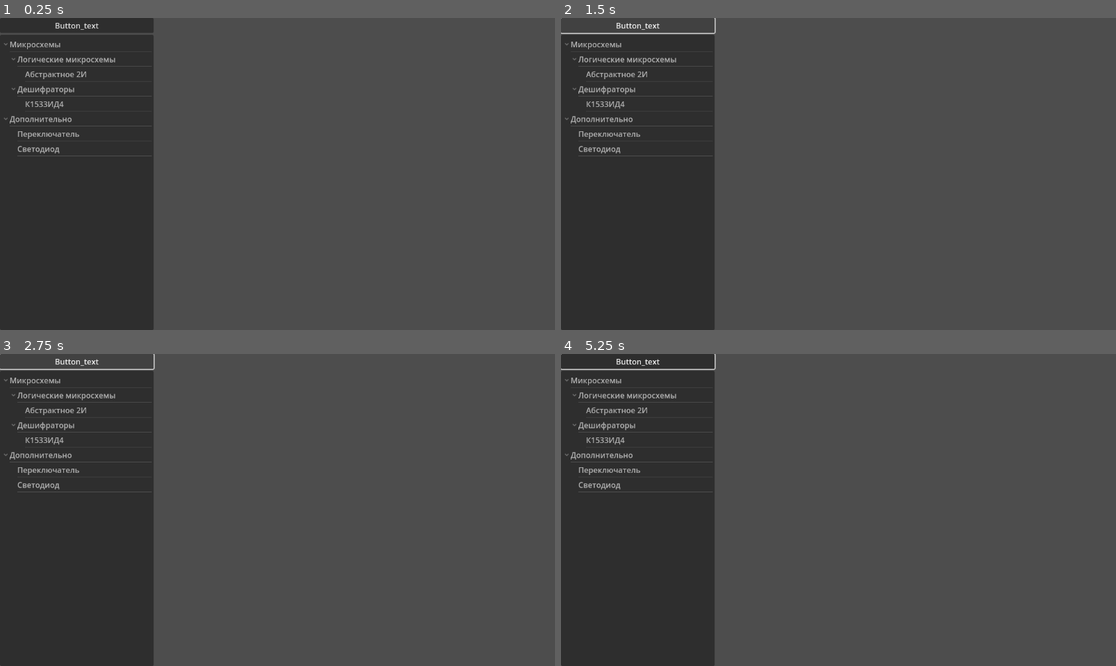
Above: before the commit, frames 1-4 (two rows, left to right).
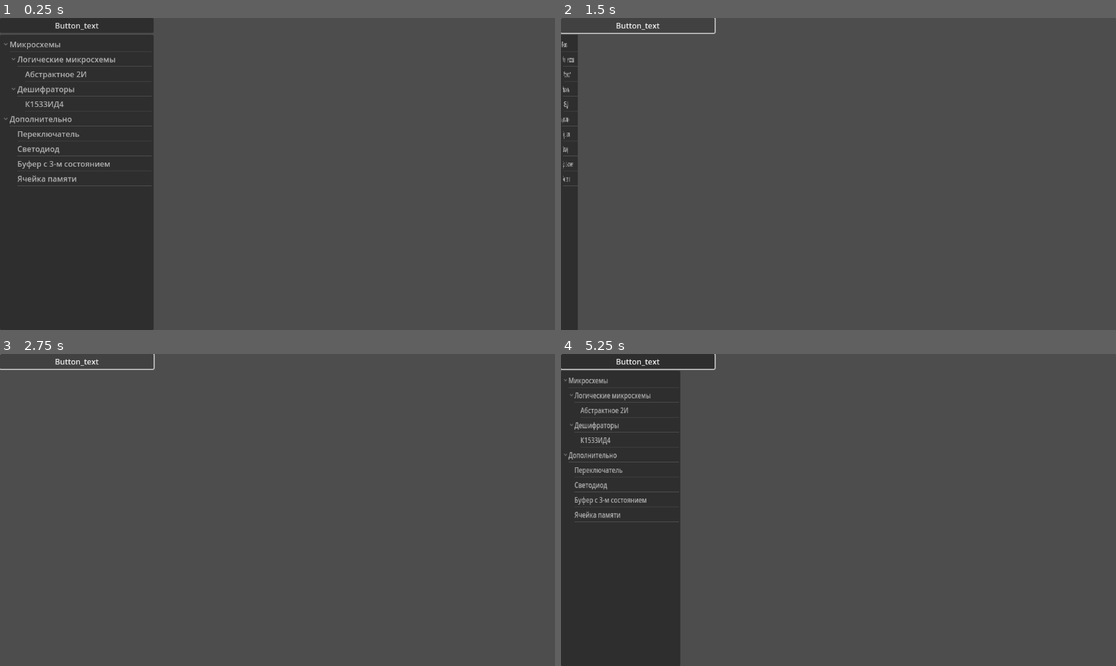
Above: after the commit, the same moments.

Repository: Andrien777/tvbuilder-m
Game: Godot game, scene res://ui/main_scene.tscn
Two runs of this game, one before a commit and one after it. Both use one fixed random seed, a clock stepped at 60 frames per second and the inputs below. The engine's default icon, where the game draws it, is replaced by a stand-in: a white triangle on a blue panel in a dark square.
Inputs (mouse positions are in pixels of both pictures, inside the frame that each line leads up to):
- Up to frame 1 (0.25 s): no input
- Up to frame 2 (1.5 s): click "Button_text" at 0.5 s; click "Button_text" at 1.25 s
- Up to frame 3 (2.75 s): click "Button_text" at 2 s
- Up to frame 4 (5.25 s): tap Enter at 2.75, 4.25 s; move the mouse to (960, 494) at 2.77 s; press the mouse at (960, 494) at 2.78 s; release the mouse at (960, 494) at 3.5 s; tap Space at 3.5, 5 s; drag from (727, 525) to (810, 572) at 3.52 s; move the mouse to (894, 441) at 4.27 s; press the mouse at (894, 441) at 4.28 s; tap Mouse wheel up (ZoomUp) at 4.35 s; release the mouse at (894, 441) at 5 s; drag from (810, 572) to (672, 463) at 5.02 s

The runs differ from the first frame. In frame 1, 0.3% of the frame differs, in the area x 3-28%, y 45-54%; in frame 2, 23%; in frame 3, 25%, in the area x 0-28%, y 5-100%; in frame 4, 6.9%.

Commit message:
Added json dependencies, IO pins, tree opening and closing

Diff:
--- a/components/circuit_component.gd
+++ b/components/circuit_component.gd
@@ -51,7 +51,11 @@
 
 	var side_index = {"TOP":0, "BOTTOM":0, "LEFT":0, "RIGHT":0}
 	for pin_spec in spec:
-		var pin = Pin.new()
+		var pin
+		if pin_spec.direction == NetConstants.DIRECTION.DIRECTION_INPUT_OUTPUT:
+			pin = IO_Pin.new()
+		else:
+			pin = Pin.new()
 		pin.scale=Vector2(0.4,0.4)
 		match pin_spec.position:
 			"TOP":
@@ -80,8 +84,13 @@
 		pins.append(pin)
 		add_child(pin)
 	pins.sort_custom(pin_comparator)
-	for pin in pins:
-		pin.initialize_dependencies()
+	for pin_spec in spec:
+		if pin_spec.dependencies.is_empty():
+			continue
+		if pin_spec.dependencies[0] == -1:
+			pins[pin_spec.index - 1].initialize_dependencies()
+		for dep in pin_spec.dependencies:
+			pins[pin_spec.index - 1].dependencies.append(pins[dep - 1])
 
 # Called when the node enters the scene tree for the first time.
 func _ready() -> void:
--- a/components/component_specification.gd
+++ b/components/component_specification.gd
@@ -22,7 +22,7 @@
 		var pins = parsed.pinSpecifications
 		for pin in pins:
 			var spec = PinSpecification.new()
-			spec.initialize(pin.index, NetConstants.parse_direction(pin.direction), pin.position, pin.readable_name, pin.description)
+			spec.initialize(pin.index, NetConstants.parse_direction(pin.direction), pin.position, pin.readable_name, pin.description, pin.dependencies)
 			self.pinSpecifications.append(spec)
 	else:
 		print("error")
--- a/components/ic/configs/K1533ID4.json
+++ b/components/ic/configs/K1533ID4.json
@@ -10,104 +10,120 @@
 			"direction": "DIRECTION_INPUT",
 			"position": "BOTTOM",
 			"readable_name": "Ea",
-			"description": "Сигнал включения A"
+			"description": "Сигнал включения A",
+			"dependencies": []
 		},{
 			"index": 2,
 			"direction": "DIRECTION_INPUT",
 			"position": "BOTTOM",
 			"readable_name": "Sa",
-			"description": "Сигнал строба А"
+			"description": "Сигнал строба А",
+			"dependencies": []
 		},{
 			"index": 3,
 			"direction": "DIRECTION_INPUT",
 			"position": "BOTTOM",
 			"readable_name": "А1",
-			"description": ""
+			"description": "",
+			"dependencies": []
 		}
 		,{
 			"index": 4,
 			"direction": "DIRECTION_OUTPUT",
 			"position": "BOTTOM",
 			"readable_name": "Y4",
-			"description": "Сигнал инвертирован"
+			"description": "Сигнал инвертирован",
+			"dependencies": [-1]
 		},{
 			"index": 5,
 			"direction": "DIRECTION_OUTPUT",
 			"position": "BOTTOM",
 			"readable_name": "Y3",
-			"description": "Сигнал инвертирован"
+			"description": "Сигнал инвертирован",
+			"dependencies": [-1]
 		},{
 			"index": 6,
 			"direction": "DIRECTION_OUTPUT",
 			"position": "BOTTOM",
 			"readable_name": "Y2",
-			"description": "Сигнал инвертирован"
+			"description": "Сигнал инвертирован",
+			"dependencies": [-1]
 		}
 		,{
 			"index": 7,
 			"direction": "DIRECTION_OUTPUT",
 			"position": "BOTTOM",
 			"readable_name": "Y1",
-			"description": "Сигнал инвертирован"
+			"description": "Сигнал инвертирован",
+			"dependencies": [-1]
 		}
 		,{
 			"index": 8,
 			"direction": "DIRECTION_OUTPUT",
 			"position": "BOTTOM",
 			"readable_name": "GND",
-			"description": "Земля"
+			"description": "Земля",
+			"dependencies": []
 		}
 		,{
 			"index": 16,
 			"direction": "DIRECTION_OUTPUT",
 			"position": "TOP",
 			"readable_name": "VCC",
-			"description": "Питание"
+			"description": "Питание",
+			"dependencies": []
 		}
 		,{
 			"index": 15,
 			"direction": "DIRECTION_INPUT",
 			"position": "TOP",
 			"readable_name": "Eb",
-			"description": "Сигнал включения B"
+			"description": "Сигнал включения B",
+			"dependencies": []
 		}
 		,{
 			"index": 14,
 			"direction": "DIRECTION_INPUT",
 			"position": "TOP",
 			"readable_name": "Sb",
-			"description": "Сигнал строба B"
+			"description": "Сигнал строба B",
+			"dependencies": []
 		},{
 			"index": 13,
 			"direction": "DIRECTION_INPUT",
 			"position": "TOP",
 			"readable_name": "A0",
-			"description": "Сигнал А0"
+			"description": "Сигнал А0",
+			"dependencies": []
 		},{
 			"index": 12,
 			"direction": "DIRECTION_OUTPUT",
 			"position": "TOP",
 			"readable_name": "Y8",
-			"description": "Сигнал инвертирован"
+			"description": "Сигнал инвертирован",
+			"dependencies": [-1]
 		}
 		,{
 			"index": 11,
 			"direction": "DIRECTION_OUTPUT",
 			"position": "TOP",
 			"readable_name": "Y7",
-			"description": "Сигнал инвертирован"
+			"description": "Сигнал инвертирован",
+			"dependencies": [-1]
 		},{
 			"index": 10,
 			"direction": "DIRECTION_OUTPUT",
 			"position": "TOP",
 			"readable_name": "Y6",
-			"description": "Сигнал инвертирован"
+			"description": "Сигнал инвертирован",
+			"dependencies": [-1]
 		},{
 			"index": 9,
 			"direction": "DIRECTION_OUTPUT",
 			"position": "TOP",
 			"readable_name": "Y5",
-			"description": "Сигнал инвертирован"
+			"description": "Сигнал инвертирован",
+			"dependencies": [-1]
 		}
 	]
 }
--- a/components/ic/configs/and2.json
+++ b/components/ic/configs/and2.json
@@ -10,37 +10,43 @@
 			"direction": "DIRECTION_INPUT",
 			"position": "TOP",
 			"readable_name": "Вход A",
-			"description": ""
+			"description": "",
+			"dependencies": []
 		},{
 			"index": 2,
 			"direction": "DIRECTION_INPUT",
 			"position": "TOP",
 			"readable_name": "Вход B",
-			"description": ""
+			"description": "",
+			"dependencies": []
 		},{
 			"index": 3,
 			"direction": "DIRECTION_OUTPUT",
 			"position": "TOP",
 			"readable_name": "Выход A&B",
-			"description": "Описание"
+			"description": "Описание",
+			"dependencies": [1, 2]
 		},{
 			"index": 4,
 			"direction": "DIRECTION_INPUT",
 			"position": "BOTTOM",
 			"readable_name": "Вход C",
-			"description": ""
+			"description": "",
+			"dependencies": []
 		},{
 			"index": 5,
 			"direction": "DIRECTION_INPUT",
 			"position": "BOTTOM",
 			"readable_name": "Вход D",
-			"description": ""
+			"description": "",
+			"dependencies": []
 		},{
 			"index": 6,
 			"direction": "DIRECTION_OUTPUT",
 			"position": "BOTTOM",
 			"readable_name": "Выход C&D",
-			"description": "Описание"
+			"description": "Описание",
+			"dependencies": [4, 5]
 		}
 	]
 }
--- a/components/ic/configs/led.json
+++ b/components/ic/configs/led.json
@@ -10,7 +10,8 @@
 			"direction": "DIRECTION_INPUT",
 			"position": "BOTTOM",
 			"readable_name": "",
-			"description": ""
+			"description": "",
+			"dependencies": []
 		}
 	]
 }
--- /dev/null
+++ b/components/ic/configs/memory.json
@@ -0,0 +1,24 @@
+{
+	"name":"Память",
+	"num_pins": 3,
+	"height": 25,
+	"width": 25,
+	"texture": "",
+	"pinSpecifications": [
+		{
+			"index": 1,
+			"direction": "DIRECTION_INPUT_OUTPUT",
+			"position": "TOP",
+			"readable_name": "Вход/выход DATA",
+			"description": "",
+			"dependencies": [2]
+		},{
+			"index": 2,
+			"direction": "DIRECTION_INPUT",
+			"position": "TOP",
+			"readable_name": "Вход R/W",
+			"description": "",
+			"dependencies": []
+		}
+	]
+}
--- a/components/ic/configs/switch.json
+++ b/components/ic/configs/switch.json
@@ -10,7 +10,8 @@
 			"direction": "DIRECTION_OUTPUT",
 			"position": "TOP",
 			"readable_name": "",
-			"description": ""
+			"description": "",
+			"dependencies": []
 		}
 	]
 }
--- /dev/null
+++ b/components/ic/configs/tristate.json
@@ -0,0 +1,31 @@
+{
+	"name":"Буфер с 3-м состоянием",
+	"num_pins": 3,
+	"height": 25,
+	"width": 25,
+	"texture": "",
+	"pinSpecifications": [
+		{
+			"index": 1,
+			"direction": "DIRECTION_INPUT",
+			"position": "TOP",
+			"readable_name": "Вход A",
+			"description": "",
+			"dependencies": []
+		},{
+			"index": 2,
+			"direction": "DIRECTION_INPUT",
+			"position": "TOP",
+			"readable_name": "Вход ENA",
+			"description": "",
+			"dependencies": []
+		},{
+			"index": 3,
+			"direction": "DIRECTION_OUTPUT",
+			"position": "TOP",
+			"readable_name": "Выход",
+			"description": "Описание",
+			"dependencies": [1, 2]
+		}
+	]
+}
--- a/components/ic/demux/K1533ID4.gd
+++ b/components/ic/demux/K1533ID4.gd
@@ -3,6 +3,8 @@
 
 
 func _process_signal():
+	pins[7].set_low()
+	pins[15].set_high()
 	if pins[0].low():
 		if (pins[2].high_or_z() and pins[12].high_or_z()):
 			pins[6].set_high()
--- /dev/null
+++ b/components/ic/logic/memory.gd
@@ -0,0 +1,17 @@
+extends CircuitComponent
+
+class_name Memory
+
+# Called when the node enters the scene tree for the first time.
+func _ready() -> void:
+	pass # Replace with function body.
+
+var memory: NetConstants.LEVEL
+
+func _process_signal():
+	if pins[1].high():
+		pins[0].current_direction = NetConstants.DIRECTION.DIRECTION_INPUT
+		memory = pins[0].state
+	else:
+		pins[0].current_direction = NetConstants.DIRECTION.DIRECTION_OUTPUT
+		pins[0].state = memory
--- a/components/ic/logic/switch.gd
+++ b/components/ic/logic/switch.gd
@@ -1,7 +1,7 @@
 extends CircuitComponent
 class_name Switch
 
-var on = true
+var on = false
 
 # Called when the node enters the scene tree for the first time.
 func _ready() -> void:
--- /dev/null
+++ b/components/ic/logic/tristate.gd
@@ -0,0 +1,15 @@
+extends CircuitComponent
+
+class_name Tristate
+
+# Called when the node enters the scene tree for the first time.
+func _ready() -> void:
+	pass # Replace with function body.
+
+
+
+func _process_signal():
+	if pins[1].high():
+		pins[2].state = pins[0].state
+	else:
+		pins[2].set_z()
--- /dev/null
+++ b/components/io_pin.gd
@@ -0,0 +1,19 @@
+extends Pin
+
+class_name IO_Pin
+
+var current_direction = NetConstants.DIRECTION.DIRECTION_OUTPUT
+
+# Called when the node enters the scene tree for the first time.
+func _ready() -> void:
+	pass # Replace with function body.
+
+
+# Called every frame. 'delta' is the elapsed time since the previous frame.
+func _process(delta: float) -> void:
+	pass
+
+func output():
+	return self.current_direction == NetConstants.DIRECTION.DIRECTION_OUTPUT
+func input():
+	return self.current_direction == NetConstants.DIRECTION.DIRECTION_INPUT
--- a/components/pin.gd
+++ b/components/pin.gd
@@ -36,10 +36,9 @@
 	pass # Replace with function body.
 
 func initialize_dependencies()->void:
-	if self.direction == NetConstants.DIRECTION.DIRECTION_OUTPUT:
-		for pin in self.parent.pins:
-			if pin.direction == NetConstants.DIRECTION.DIRECTION_INPUT:
-				dependencies.append(pin)
+	for pin in self.parent.pins:
+		if pin.direction == NetConstants.DIRECTION.DIRECTION_INPUT:
+			dependencies.append(pin)
 # Called every frame. 'delta' is the elapsed time since the previous frame.
 func _process(delta: float) -> void:
 	pass
@@ -75,3 +74,9 @@
 	self.state = NetConstants.LEVEL.LEVEL_LOW
 func set_z():
 	self.state = NetConstants.LEVEL.LEVEL_Z
+
+
+func output():
+	return self.direction == NetConstants.DIRECTION.DIRECTION_OUTPUT
+func input():
+	return self.direction == NetConstants.DIRECTION.DIRECTION_INPUT
--- a/components/pin_specifications.gd
+++ b/components/pin_specifications.gd
@@ -7,10 +7,12 @@
 var position:String
 var readable_name:String
 var description: String
+var dependencies: Array
 
-func initialize(index: int, direction: NetConstants.DIRECTION, position: String, readable_name: String, description: String) -> void:
+func initialize(index: int, direction: NetConstants.DIRECTION, position: String, readable_name: String, description: String, dependencies: Array) -> void:
 	self.index = index
 	self.direction = direction
 	self.position = position
 	self.readable_name = readable_name
 	self.description = description
+	self.dependencies = dependencies
--- a/netlist/netlist_class.gd
+++ b/netlist/netlist_class.gd
@@ -47,16 +47,16 @@
 			else:
 				visited[current] += 1
 			if visited[current] >= 5:
-				if current.pin.direction == NetConstants.DIRECTION.DIRECTION_INPUT:
+				if current.pin.input():
 					var i = stack.size() - 2
 					var found_out = false
 					while stack[i] != current:
-						if stack[i].pin.direction != NetConstants.DIRECTION.DIRECTION_INPUT:
+						if stack[i].pin.output():
 							found_out = true
 							break
 						i -= 1
 					if not found_out:
-						current.pin.z()
+						current.pin.set_z()
 						resolved.append(current)
 						stack.pop_back()
 						continue
@@ -64,78 +64,79 @@
 				print("Could not resolve component:")
 				print(current)
 				continue # TODO: add notification
-			match current.pin.direction:
-					NetConstants.DIRECTION.DIRECTION_OUTPUT:
-						if not current.pin.dependencies.is_empty():
-							var dependencies_resolved = true
-							for dep in current.pin.dependencies:
-								if dep in nodes.keys():
-									if nodes[dep] not in resolved:
-										dependencies_resolved = false
-										stack.push_back(nodes[dep])
-									if nodes[dep] in late_propagation:
-										late_propagation.append(current)
-										stack.pop_back()
-										break
-							if dependencies_resolved:
-								current.pin.parent._process_signal()
+			if current.pin.output():
+				if not current.pin.dependencies.is_empty():
+					var dependencies_resolved = true
+					for dep in current.pin.dependencies:
+						if dep in nodes.keys():
+							if nodes[dep] not in resolved:
+								dependencies_resolved = false
+								stack.push_back(nodes[dep])
+							if nodes[dep] in late_propagation:
+								late_propagation.append(current)
 								stack.pop_back()
-								resolved.append(current)
-								for neighbour in current.neighbours:
-									if neighbour.pin.direction == NetConstants.DIRECTION.DIRECTION_OUTPUT:
-										if neighbour in resolved and neighbour.pin.state != current.pin.state:
-											print("Two outputs short circuited")
-									if neighbour != current:
-										stack.push_back(neighbour)
-						else:
-							current.pin.parent._process_signal()
-							stack.pop_back()
-							resolved.append(current)
-							for neighbour in current.neighbours:
-								if neighbour.pin.direction == NetConstants.DIRECTION.DIRECTION_OUTPUT:
-									if neighbour in resolved and neighbour.pin.state != current.pin.state:
+								break
+					if dependencies_resolved:
+						current.pin.parent._process_signal()
+						stack.pop_back()
+						resolved.append(current)
+						for neighbour in current.neighbours:
+							if neighbour.pin.output():
+								if neighbour in resolved and neighbour.pin.state != current.pin.state:
+									if not neighbour.pin.z() and not current.pin.z():
 										print("Two outputs short circuited")
-								if neighbour != current:
-									stack.push_back(neighbour)
-					NetConstants.DIRECTION.DIRECTION_INPUT:
-						var counter = 0
-						for neighbour in current.neighbours:
-							if neighbour.pin.direction == NetConstants.DIRECTION.DIRECTION_OUTPUT:
-								counter += 1
-							elif neighbour.pin.direction == NetConstants.DIRECTION.DIRECTION_INPUT:
-								if neighbour in resolved:
-									counter += 1
-							if counter >= 2:
-								break
-						if counter >= 2:
-							late_propagation.append(current)
-							stack.pop_back()
-							for neighbour in current.neighbours:
-								if neighbour != current:
-									stack.push_back(neighbour)
-							continue
-						for neighbour in current.neighbours:
-							if neighbour in late_propagation:
-								late_propagation.append(current)
-								break
-							if neighbour.pin.direction == NetConstants.DIRECTION.DIRECTION_OUTPUT:
-								if neighbour in resolved:
-									current.pin.state = neighbour.pin.state
-									resolved.append(current)
-									break
-							elif neighbour.pin.direction == NetConstants.DIRECTION.DIRECTION_INPUT:
-								if neighbour in resolved:
-									current.pin.state = neighbour.pin.state
-									resolved.append(current)
-									break
-						if current in resolved or current in late_propagation:
-							stack.pop_back()
-						for neighbour in current.neighbours:
 							if neighbour != current:
 								stack.push_back(neighbour)
+				else:
+					current.pin.parent._process_signal()
+					stack.pop_back()
+					resolved.append(current)
+					for neighbour in current.neighbours:
+						if neighbour.pin.output():
+							if neighbour in resolved and neighbour.pin.state != current.pin.state:
+								if not neighbour.pin.z() and not current.pin.z():
+									print("Two outputs short circuited")
+						if neighbour != current:
+							stack.push_back(neighbour)
+			elif current.pin.input():
+				var counter = 0
+				for neighbour in current.neighbours:
+					if neighbour.pin.output():
+						counter += 1
+					elif neighbour.pin.input():
+						if neighbour in resolved:
+							counter += 1
+					if counter >= 2:
+						break
+				if counter >= 2:
+					late_propagation.append(current)
+					stack.pop_back()
+					for neighbour in current.neighbours:
+						if neighbour != current:
+							stack.push_back(neighbour)
+					continue
+				for neighbour in current.neighbours:
+					if neighbour in late_propagation:
+						late_propagation.append(current)
+						break
+					if neighbour.pin.output():
+						if neighbour in resolved:
+							current.pin.state = neighbour.pin.state
+							resolved.append(current)
+							break
+					elif neighbour.pin.input():
+						if neighbour in resolved:
+							current.pin.state = neighbour.pin.state
+							resolved.append(current)
+							break
+				if current in resolved or current in late_propagation:
+					stack.pop_back()
+				for neighbour in current.neighbours:
+					if neighbour != current:
+						stack.push_back(neighbour)
 	if not late_propagation.is_empty():
 		for pin in late_propagation:
-			if pin.pin.direction == NetConstants.DIRECTION.DIRECTION_OUTPUT:
+			if pin.pin.output():
 				pin.pin.parent._process_signal()
 			else:
 				var state = pin.neighbours[0].pin.state
@@ -152,3 +153,6 @@
 					pin.pin.state = state
 				else:
 					print("Short circuit")
+	for key in nodes.keys():
+		if key.direction == NetConstants.DIRECTION.DIRECTION_INPUT_OUTPUT:
+			key.parent._process_signal()
--- a/netlist/wire_manager.gd
+++ b/netlist/wire_manager.gd
@@ -48,7 +48,9 @@
 		return
 	var wire = Wire.new()
 	wire.initialize(first_object,second_object)
-	NetlistClass.add_connection(first_object as Pin, second_object as Pin)
+	var first_pin = first_object as IO_Pin if first_object is IO_Pin else first_object as Pin
+	var second_pin = second_object as IO_Pin if second_object is IO_Pin else second_object as Pin
+	NetlistClass.add_connection(first_pin, second_pin)
 	wires.append(wire)
 	add_child(wire)
 # Called when the node enters the scene tree for the first time.
--- /dev/null
+++ b/ui/button.gd
@@ -0,0 +1,28 @@
+extends Button
+
+
+# Called when the node enters the scene tree for the first time.
+func _ready() -> void:
+	self.pressed.connect(_button_pressed)
+
+
+# Called every frame. 'delta' is the elapsed time since the previous frame.
+func _process(delta: float) -> void:
+	pass
+
+var tree_visible = true
+var tween
+func _button_pressed():
+	var tree = get_parent().get_node("Tree")
+	if tree_visible:
+		if tween:
+			tween.kill()
+		tween = create_tween()
+		tween.tween_property(tree,"scale",Vector2(0, 1),0.4).set_trans(Tween.TRANS_CIRC)
+		tree_visible = false
+	else:
+		if tween:
+			tween.kill()
+		tween = create_tween()
+		tween.tween_property(tree,"scale",Vector2(1, 1),0.4).set_trans(Tween.TRANS_ELASTIC)
+		tree_visible = true
--- a/ui/ic_elements_tree/tree_config.json
+++ b/ui/ic_elements_tree/tree_config.json
@@ -38,6 +38,16 @@
 					"ic_name": "Светодиод",
 					"config_path": "res://components/ic/configs/led.json",
 					"logic_class_path": "res://components/ic/logic/led.gd"
+				},
+				{
+					"ic_name": "Буфер с 3-м состоянием",
+					"config_path": "res://components/ic/configs/tristate.json",
+					"logic_class_path": "res://components/ic/logic/tristate.gd"
+				},
+				{
+					"ic_name": "Ячейка памяти",
+					"config_path": "res://components/ic/configs/memory.json",
+					"logic_class_path": "res://components/ic/logic/memory.gd"
 				}
 			]
 		}
--- a/ui/main_scene.tscn
+++ b/ui/main_scene.tscn
@@ -1,8 +1,9 @@
-[gd_scene load_steps=7 format=3 uid="uid://df5br6oh56ejc"]
+[gd_scene load_steps=8 format=3 uid="uid://df5br6oh56ejc"]
 
 [ext_resource type="Script" path="res://ui/main_scene.gd" id="1_8vqs3"]
 [ext_resource type="Shader" path="res://shaders/grid.gdshader" id="2_7ckc8"]
 [ext_resource type="Script" path="res://ui/camera_2d.gd" id="2_pmywl"]
+[ext_resource type="Script" path="res://ui/button.gd" id="3_7hkas"]
 [ext_resource type="Texture2D" uid="uid://xbhxywpvacu6" path="res://icon.svg" id="3_ade1w"]
 [ext_resource type="Script" path="res://ui/ic_elements_tree/ics_tree.gd" id="3_q10ex"]
 
@@ -33,6 +34,7 @@
 [node name="Button" type="Button" parent="UiCanvasLayer/VBoxContainer"]
 layout_mode = 2
 text = "Button_text"
+script = ExtResource("3_7hkas")
 metadata/_edit_use_anchors_ = true
 
 [node name="Tree" type="Tree" parent="UiCanvasLayer/VBoxContainer"]
